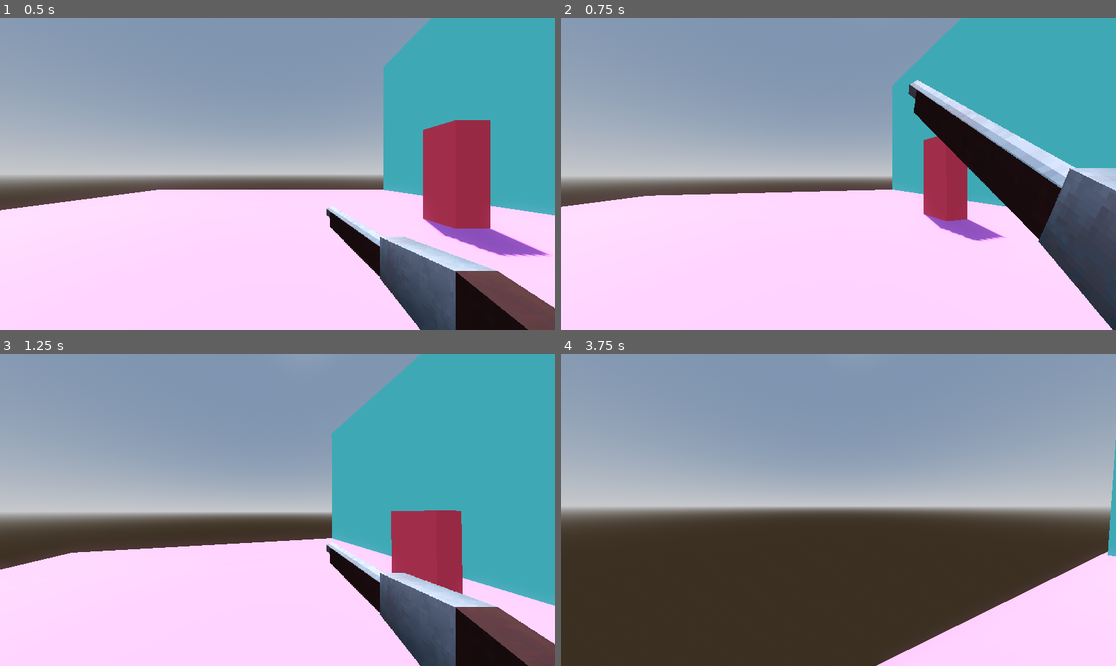
Above: before the commit, frames 1-4 (two rows, left to right).
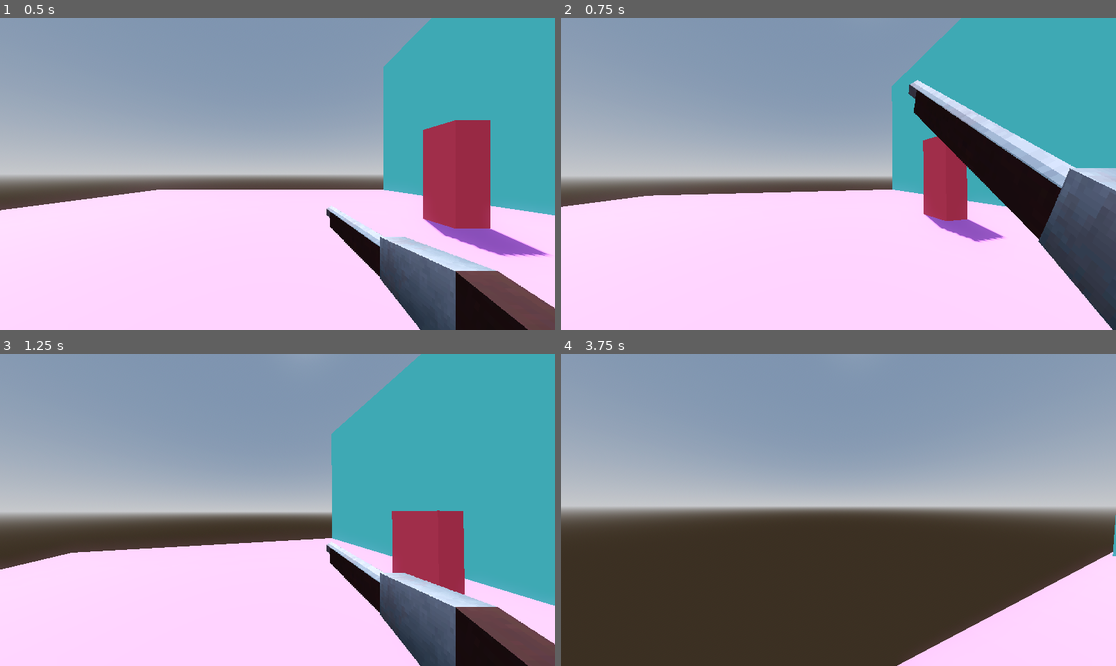
Above: after the commit, the same moments.

Repository: karozaj/Stormwave
Game: Godot game, scene res://scenes/levels/test_level.tscn
Two runs of this game, one before a commit and one after it. Both use one fixed random seed, a clock stepped at 60 frames per second and the inputs below. The project has no main scene, so this scene is started directly. Sound files missing from this copy of the repository are replaced by a short silence.
Inputs (mouse positions are in pixels of both pictures, inside the frame that each line leads up to):
- Up to frame 1 (0.5 s): no input
- Up to frame 2 (0.75 s): move the mouse to (866, 174) at 0.52 s; press the mouse at (866, 174) at 0.53 s; hold W (forward) from 0.53 s (still down)
- Up to frame 3 (1.25 s): keep holding W (forward); tap Space (jump) at 0.77 s
- Up to frame 4 (3.75 s): keep holding W (forward); move the mouse to (810, 510) at 1.27 s; release the mouse at (810, 510) at 1.28 s; tap Mouse wheel up (next_weapon) at 1.35 s; tap Space (jump) at 1.52, 3.02 s; click (810, 510) at 1.55 s; move the mouse to (849, 503) at 2.02 s; press the mouse at (849, 503) at 2.03 s; tap Mouse wheel down (previous_weapon) at 2.1 s; move the mouse to (832, 516) at 2.77 s; release the mouse at (832, 516) at 2.78 s; tap 1 (select_weapon_1) at 2.85 s; click (832, 516) at 3.05 s; move the mouse to (877, 513) at 3.52 s; press the mouse at (877, 513) at 3.53 s; tap 2 (select_weapon_2) at 3.6 s

Frame 1 is identical in both runs. In frame 2, less than 0.1% of the frame differs, in the area x 0-80%, y 4-72%; in frame 3, 0.2%; in frame 4, 1.1%, in the area x 56-100%, y 27-100%.
Error in both runs: Invalid access to property or key 'animation_player' on a base object of type 'Nil'. (res://scripts/weapon_manager.gd:67)

Commit message:
rocket launcher fix

Diff:
--- a/scenes/weapons/rocket_launcher.tscn
+++ b/scenes/weapons/rocket_launcher.tscn
@@ -153,7 +153,7 @@
 layers = 524288
 
 [node name="Marker3D" type="Marker3D" parent="Cylinder" index="0"]
-transform = Transform3D(1, 0, 0, 0, 1, 0, 0, 0, 1, -1.20791e-07, 0.17618, 1.38168)
+transform = Transform3D(1, 0, 0, 0, 1, 0, 0, 0, 1, -0.00373328, 0.17618, 1.38695)
 
 [node name="AnimationPlayer" type="AnimationPlayer" parent="." index="1"]
 libraries = {
@@ -161,11 +161,12 @@
 }
 
 [node name="AudioStreamPlayer3D" type="AudioStreamPlayer3D" parent="." index="2"]
+transform = Transform3D(1, 0, 0, 0, 1, 0, 0, 0, 1, 0.00154686, 0.00470537, 0.00116968)
 stream = ExtResource("3_51qeq")
 bus = &"SFX"
 
 [node name="RayCast3D" type="RayCast3D" parent="." index="3"]
-transform = Transform3D(1, 0, 0, 0, 1, 0, 0, 0, 1, 0, 0.17357, -1.37978)
+transform = Transform3D(1, 0, 0, 0, 1, 0, 0, 0, 1, 0, 0.174928, 0)
 enabled = false
-target_position = Vector3(0, 0, -1)
-collision_mask = 0
+target_position = Vector3(0, 0, -1.5)
+collision_mask = 6
--- a/scripts/movement_manager.gd
+++ b/scripts/movement_manager.gd
@@ -11,7 +11,7 @@
 @export var jump_fall_time:float=.5
 @export var jump_height:float=2.5
 @export var jump_distance:float=10.0
-@export var movement_lerp_val:float=0.01
+@export var movement_lerp_val:float=0.0075
 @export var sprint_lerp_val:float=0.01
 #parameters to calculate
 var jump_gravity:float=ProjectSettings.get_setting("physics/2d/default_gravity")
--- a/scripts/rocket_launcher.gd
+++ b/scripts/rocket_launcher.gd
@@ -30,6 +30,9 @@
 	projectile.transform.basis=rocket_direction_ray.global_transform.basis
 	if Global.current_level!=null:
 		Global.current_level.add_child(projectile)
+	rocket_direction_ray.force_raycast_update()
+	if rocket_direction_ray.is_colliding():
+		projectile.explode()
 
 
 func play_shooting_sound():
--- a/scripts/rocket_projectile.gd
+++ b/scripts/rocket_projectile.gd
@@ -21,15 +21,7 @@
 
 
 func _on_body_entered(body: Node3D) -> void:
-	set_deferred("monitoring",false)
-	audio_player.play()
-	projectile_sprite.visible=false
-	is_flying=false
-	explosion_sprite.visible=true
-	var tween=get_tree().create_tween()
-	tween.tween_property(explosion_sprite,"modulate",Color.TRANSPARENT,0.3)
-	var tween_scale=get_tree().create_tween()
-	tween_scale.tween_property(explosion_sprite,"scale",Vector3(1.25,1.25,1.25),0.3)
+	explode()
 	#var targets:Array=explosion_area.get_overlapping_bodies()
 	#for target in targets:
 		#if target.has_method("damage"):
@@ -38,5 +30,16 @@
 			#var calculated_damage:int=int(max_explosion_damage*damage_modifier)
 			#target.damage(calculated_damage, global_position)
 
+func explode()->void:
+	set_deferred("monitoring",false)
+	audio_player.play()
+	projectile_sprite.visible=false
+	is_flying=false
+	explosion_sprite.visible=true
+	var tween=get_tree().create_tween()
+	tween.tween_property(explosion_sprite,"modulate",Color.TRANSPARENT,0.25)
+	var tween_scale=get_tree().create_tween()
+	tween_scale.tween_property(explosion_sprite,"scale",Vector3(1.25,1.25,1.25),0.25)
+
 func _destroy_projectile():
 	queue_free()
